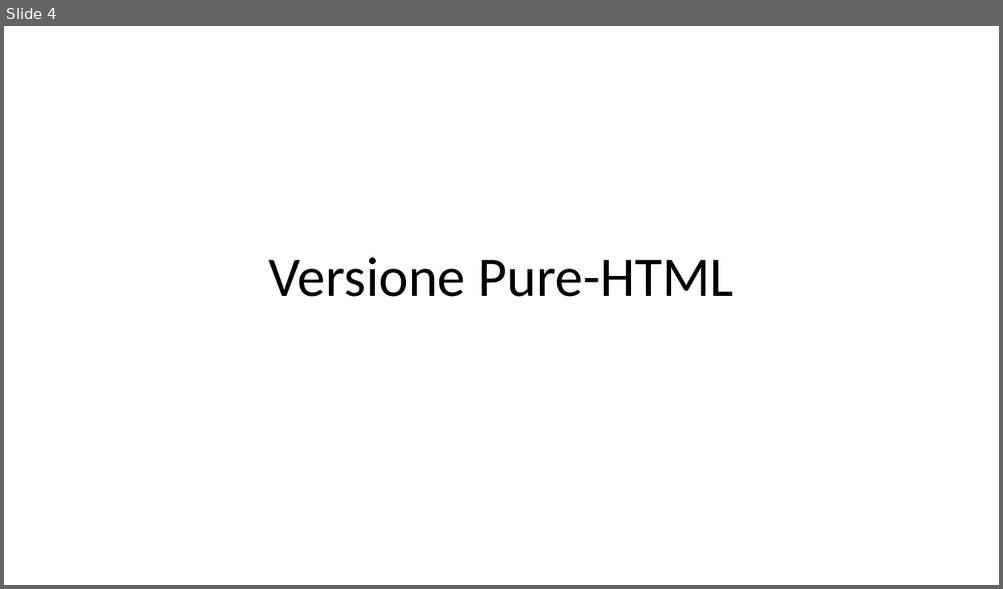
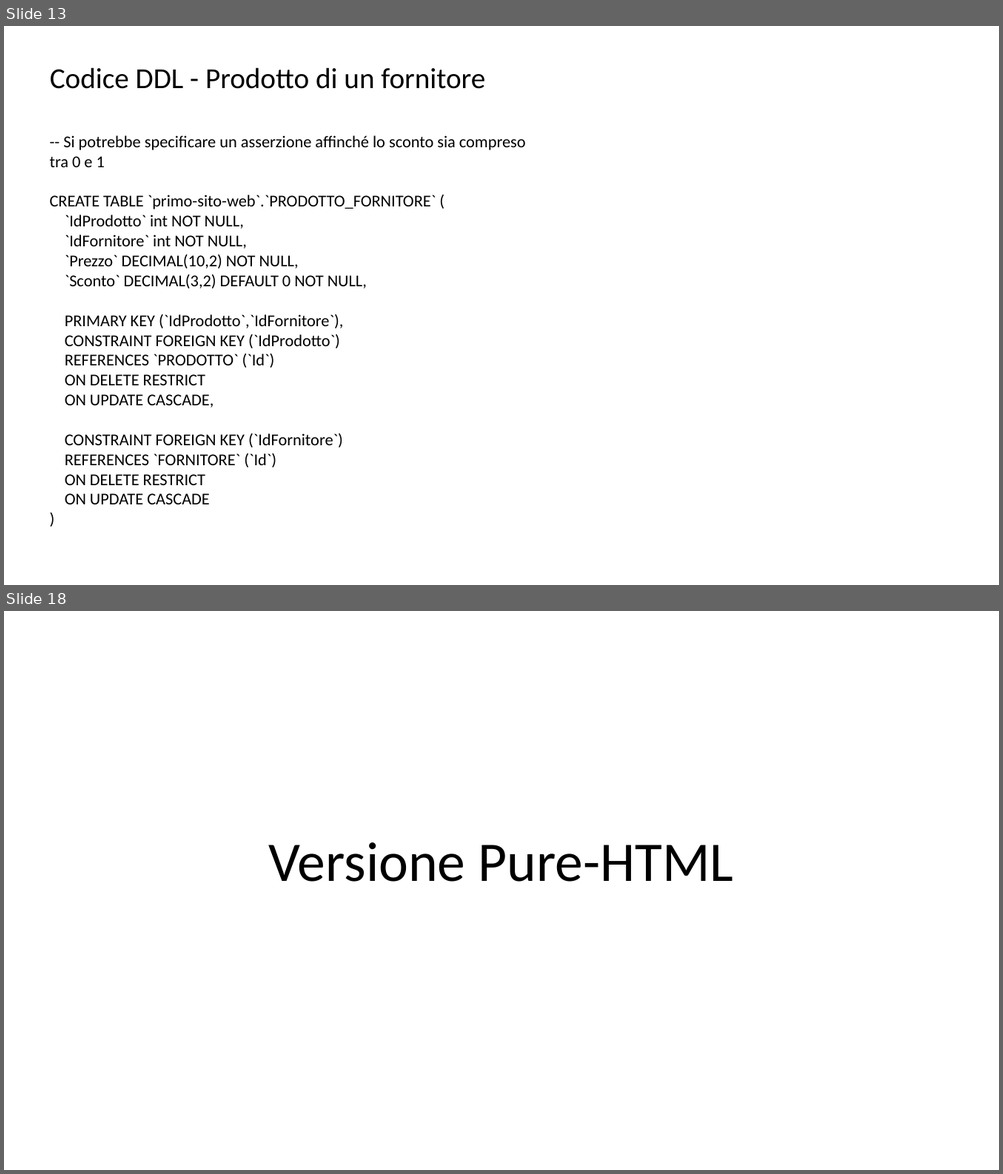
Before and after one commit to peetceenatoo/primo-sito-web, a slide deck: Progetto TIW 2023.pptx. Shown one above the other, each under a label of ours: slide 4 before the commit, slides 13 and 18 after it; the slides between them are not shown. The pictures are 1003x589 and 1003x1174 pixels, drawn with LibreOffice and Linux fonts; fonts in the diff are those of the drawing. Boxes give left, top, right and bottom in pixels: in the first picture for what was removed or moved away, otherwise in the second. Text is boxed around its words. In the diff, an @@ line names an element or a change of style, - is before the commit and + after.

```diff
--- a/Progetto TIW 2023.pptx
+++ b/Progetto TIW 2023.pptx
@@ slide 13 added at box(4, 26, 999, 585), background #FFFFFF @@
@@ title added at box(50, 67, 485, 89), 28 pt, text #000000 @@
+Codice DDL - Prodotto di un fornitore
@@ text added at box(50, 136, 526, 505), 16 pt, text #000000 @@
+-- Si potrebbe specificare un asserzione affinché lo sconto sia compreso tra 0 e 1
+CREATE TABLE `primo-sito-web`.`PRODOTTO_FORNITORE` (
+`IdProdotto` int NOT NULL,
+`IdFornitore` int NOT NULL,
+`Prezzo` DECIMAL(10,2) NOT NULL,
+`Sconto` DECIMAL(3,2) DEFAULT 0 NOT NULL,
+PRIMARY KEY (`IdProdotto`,`IdFornitore`),
+CONSTRAINT FOREIGN KEY (`IdProdotto`)
+REFERENCES `PRODOTTO` (`Id`)
+ON DELETE RESTRICT
+ON UPDATE CASCADE,
+CONSTRAINT FOREIGN KEY (`IdFornitore`)
+REFERENCES `FORNITORE` (`Id`)
+ON DELETE RESTRICT
+ON UPDATE CASCADE
+)
@@ what was slide 4 is now slide 18 @@
```
Also in this commit, not shown: 1 slide changed, 33 other slides added.
